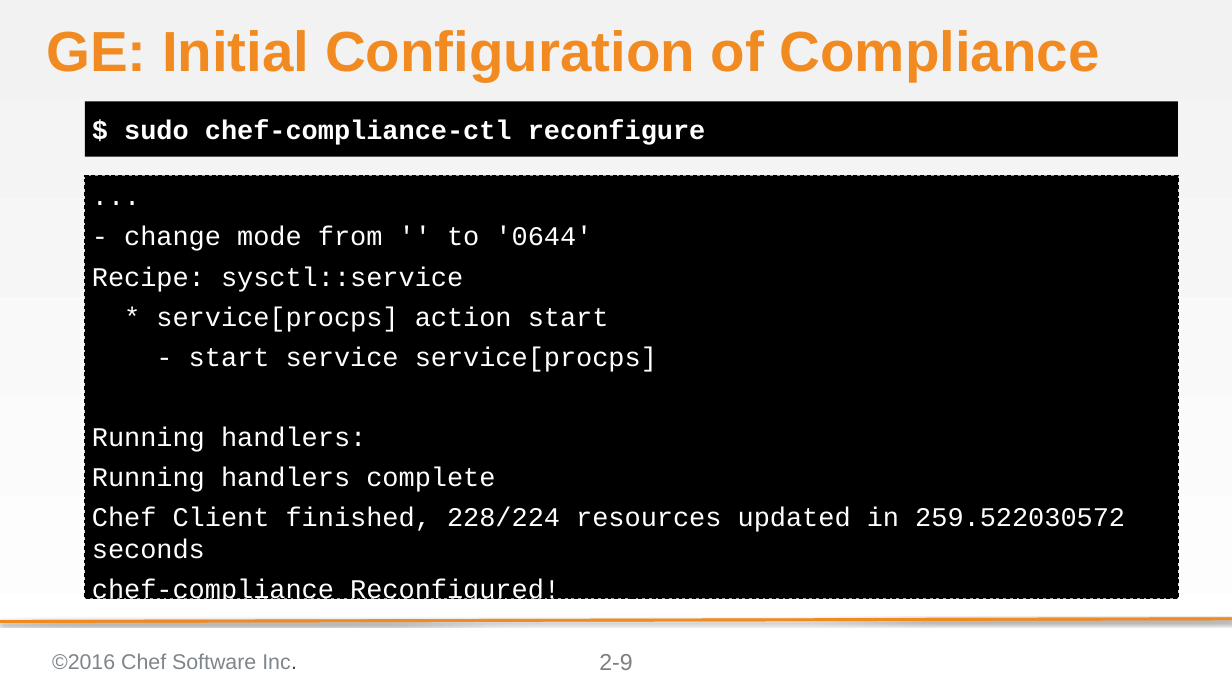
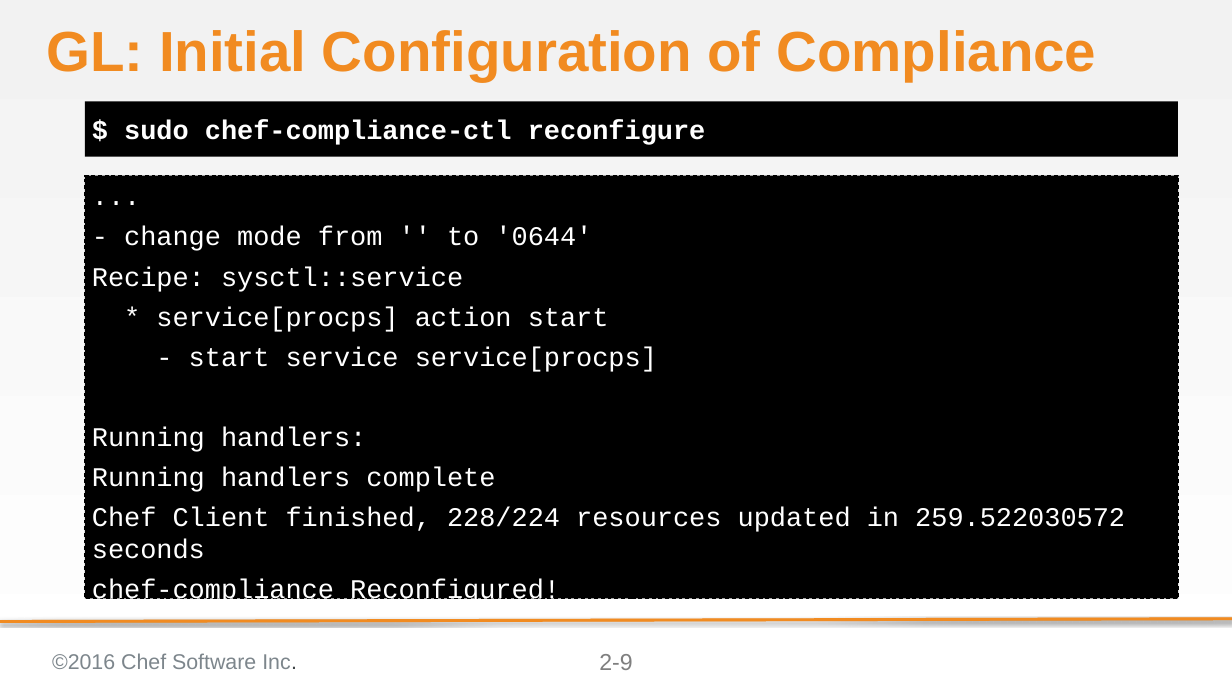
Before and after one commit to bchamby/chef-compliance-installation-configuration-operation, a slide deck: slide 9 of 02-Install.pptx. Drawn at 1232x693 pixels with LibreOffice and Linux fonts; fonts in the diff are those of the drawing; background and template pictures are left out. Boxes give left, top, right and bottom in pixels: in the first picture for what was removed or moved away, otherwise in the second. Text is boxed around its words. In the diff, an @@ line names an element or a change of style, - is before the commit and + after.

```diff
--- a/02-Install.pptx
+++ b/02-Install.pptx
@@ title at [46, 30, 1096, 82]: text changed @@
-GE: Initial Configuration of Compliance
+GL: Initial Configuration of Compliance
```
Also in this commit, not shown: 9 other slides changed, 2 other files.
